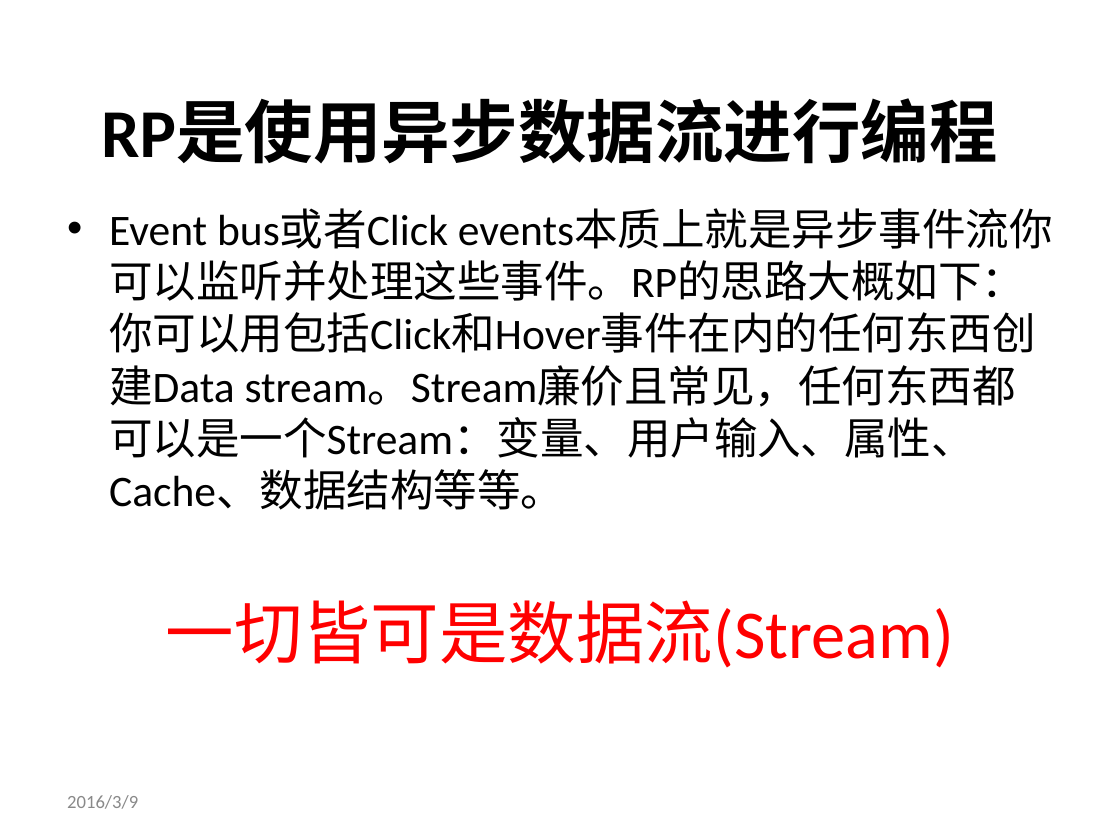
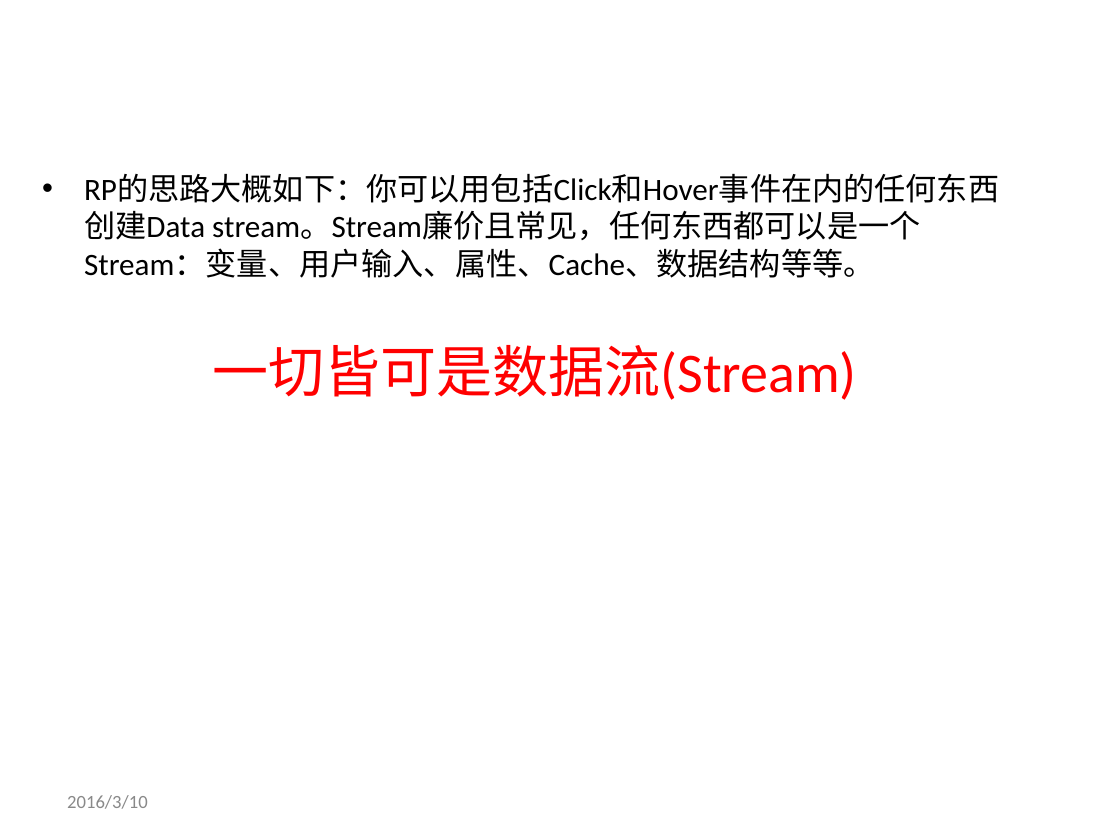
Before and after one commit to genglei-cuan/Study, a slide deck: slide 10 of notes/rxjava/RxJava简介.pptx (slide 9 before the commit). Drawn at 1120x840 pixels with LibreOffice and Linux fonts; fonts in the diff are those of the drawing; background and template pictures are left out. Boxes give left, top, right and bottom in pixels: in the first picture for what was removed or moved away, otherwise in the second. Text is boxed around its words. In the diff, an @@ line names an element or a change of style, - is before the commit and + after.

```diff
--- a/notes/rxjava/RxJava简介.pptx
+++ b/notes/rxjava/RxJava简介.pptx
@@ title removed at (101,100,997,164) @@
-RP是使用异步数据流进行编程
@@ text "RP的思路大概如下：你可以用包括Click和Hover事件在内的任何东西创建Data stream。Stream廉价且常 ...": place and size @@
-text "RP的思路大概如下：你可以用包括Click和Hover事件在内的任何东西创建Data stream。Stream廉价且常 ..." at (109,209,1036,668)
+text "RP的思路大概如下：你可以用包括Click和Hover事件在内的任何东西创建Data stream。Stream廉价且常 ..." at (84,174,999,400)
@@ text at (84,174,999,278): text changed; size 28 to 20 pt @@
-• Event bus或者Click events本质上就是异步事件流你可以监听并处理这些事件。RP的思路大概如下：你可以用包括Click和Hover事件在内的任何东西创建Data stream。Stream廉价且常见，任何东西都可以是一个Stream：变量、用户输入、属性、Cache、数据结构等等。
+• RP的思路大概如下：你可以用包括Click和Hover事件在内的任何东西创建Data stream。Stream廉价且常见，任何东西都可以是一个Stream：变量、用户输入、属性、Cache、数据结构等等。
@@ text at (212,345,856,400): size 44 to 36 pt in "一切皆可是数据流(Stream)"; less space between paragraphs @@
@@ text at (67,795,148,809): text changed @@
-2016/3/9
+2016/3/10
```
Also in this commit, not shown: 3 other slides changed.
